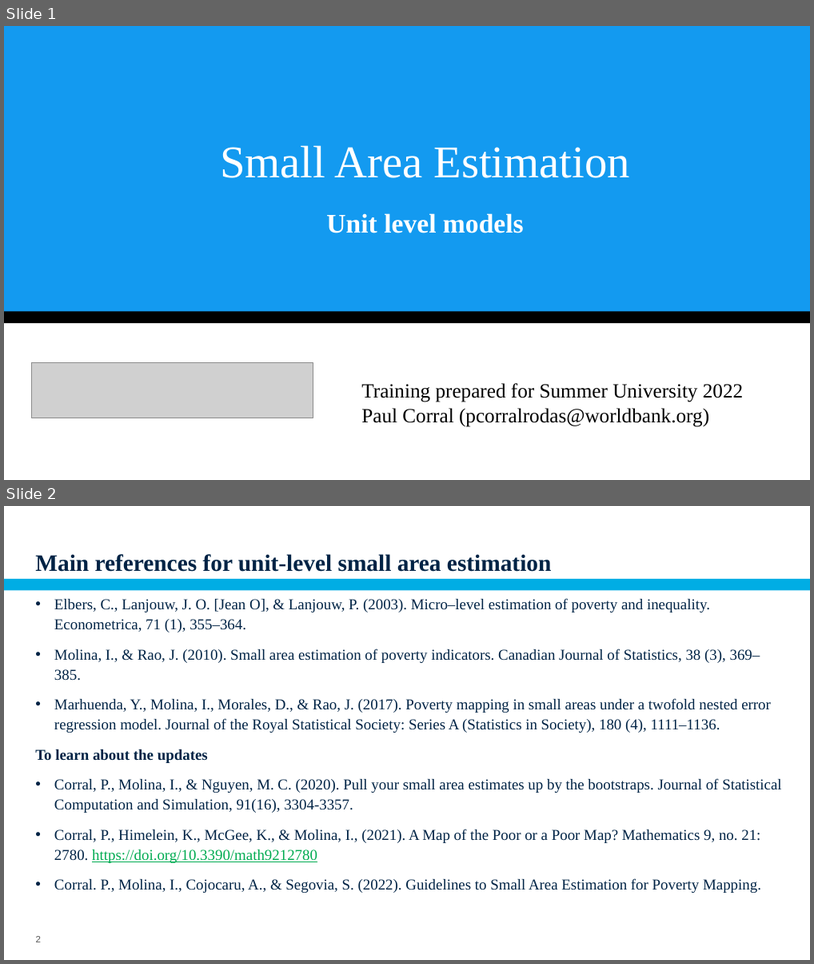
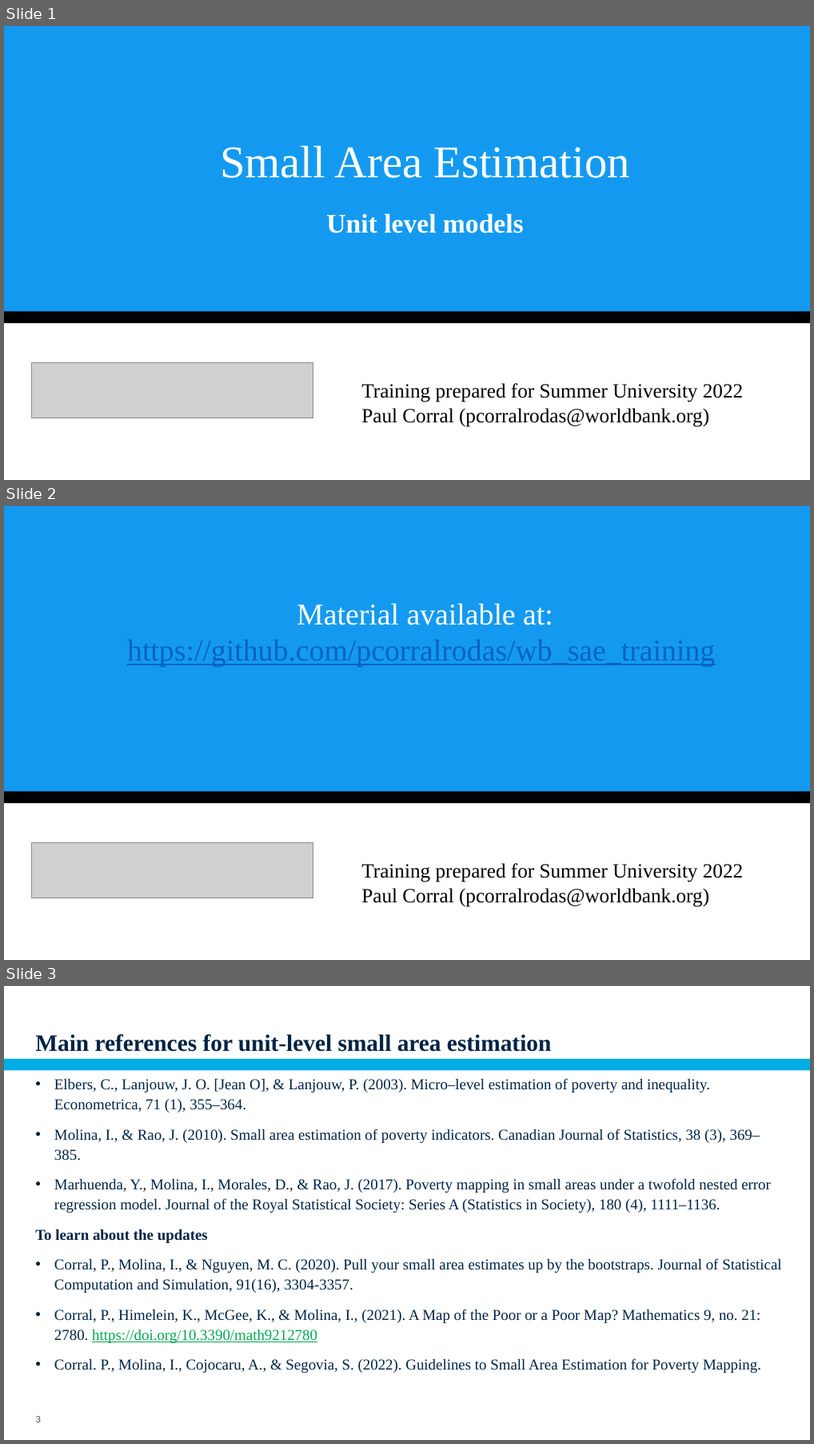
Before and after one commit to pcorralrodas/wb_sae_training, a slide deck: 03.Presentations/Small Area Estimation.pptx. Shown one above the other, each under a label of ours: slides 1 and 2 before the commit, slides 1, 2 and 3 after it. The pictures are 814x964 and 814x1444 pixels, drawn with LibreOffice and Linux fonts; fonts in the diff are those of the drawing; grey boxes stand for pictures; background and template pictures are left out. Boxes give left, top, right and bottom in pixels: in the first picture for what was removed or moved away, otherwise in the second. Text is boxed around its words. In the diff, an @@ line names an element or a change of style, - is before the commit and + after.

Commit message:
Update Small Area Estimation.pptx
added link to presentation

```diff
--- a/03.Presentations/Small Area Estimation.pptx
+++ b/03.Presentations/Small Area Estimation.pptx
@@ slide 2 added at <box>4,506,810,960</box>, background #FFFFFF; not listed: 2 template elements that a slide beside it also shows @@
@@ title added at <box>127,603,715,667</box>, 36 pt, text #0563C1, underline @@
+Material available at:
+https://github.com/pcorralrodas/wb_sae_training
@@ picture added at <box>32,842,313,897</box> @@
@@ text added at <box>362,863,743,907</box>, 24 pt, text #000000 @@
+Training prepared for Summer University 2022
+Paul Corral (pcorralrodas@worldbank.org)
@@ what was slide 2 is now slide 3 @@
```
